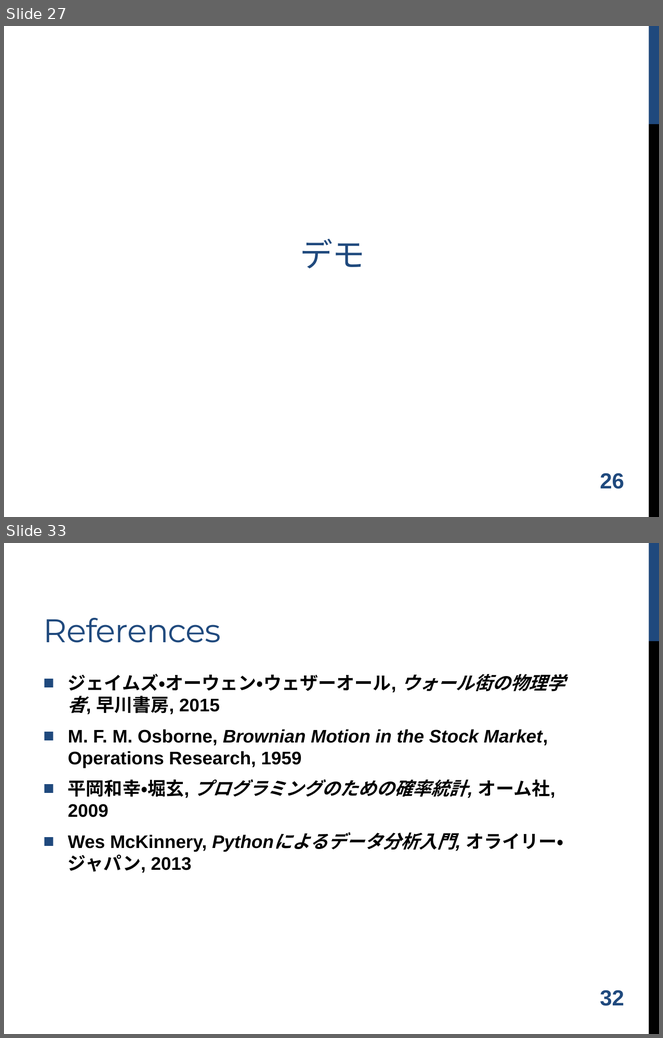
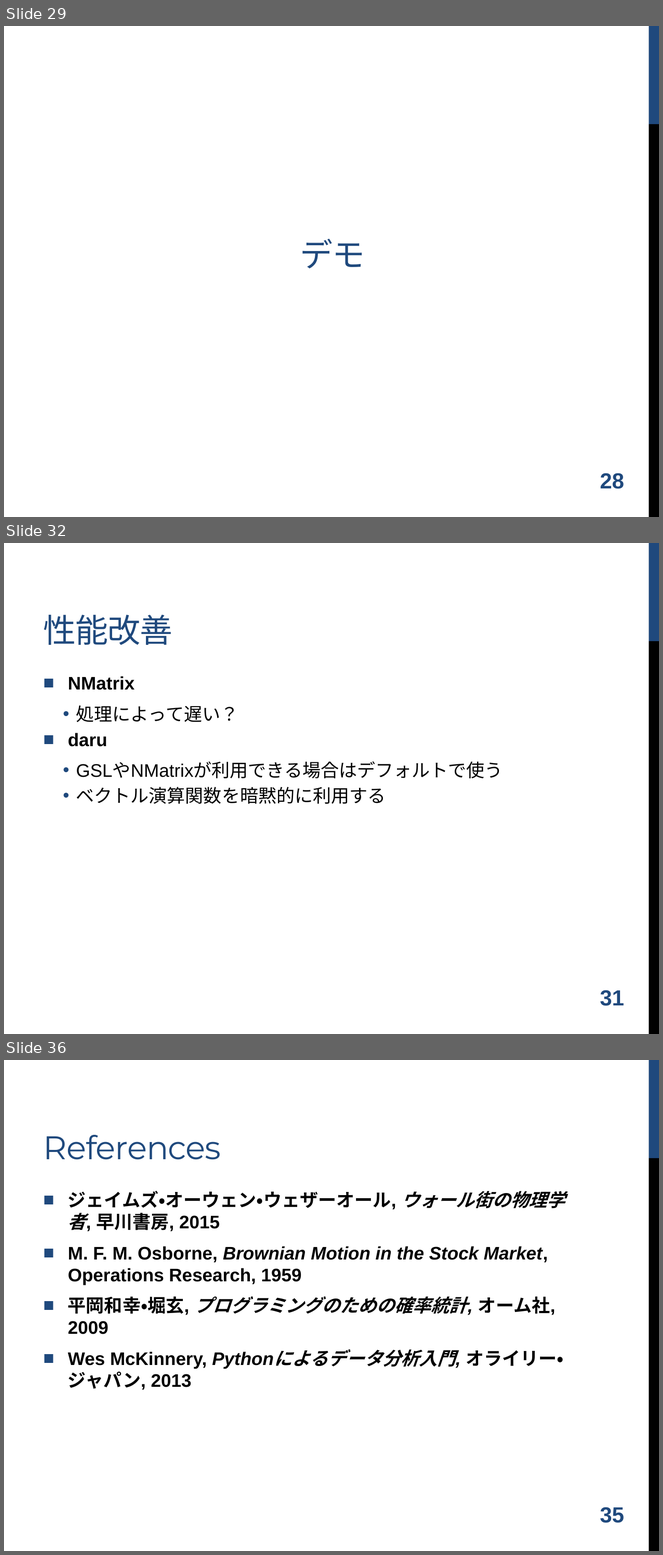
Before and after one commit to shugo/DCW2016, a slide deck: ruby_data_analysis.pptx. Shown one above the other, each under a label of ours: slides 27 and 33 before the commit, slides 29, 32 and 36 after it; the slides between them are not shown. The pictures are 663x1038 and 663x1555 pixels, drawn with LibreOffice and Linux fonts; fonts in the diff are those of the drawing; background and template pictures are left out. Boxes give left, top, right and bottom in pixels: in the first picture for what was removed or moved away, otherwise in the second. Text is boxed around its words. In the diff, an @@ line names an element or a change of style, - is before the commit and + after.

```diff
--- a/ruby_data_analysis.pptx
+++ b/ruby_data_analysis.pptx
@@ slide 32 added at [4, 543, 659, 1034], background #FFFFFF; not listed: 2 template elements that a slide beside it also shows @@
@@ title added at [44, 615, 173, 645], 36 pt, text #1F497D @@
+性能改善
@@ text added at [68, 676, 503, 804], 20 pt, text #000000 @@
+■ NMatrix
+  • 処理によって遅い？
+■ daru
+  • GSLやNMatrixが利用できる場合はデフォルトで使う
+  • ベクトル演算関数を暗黙的に利用する
@@ page number added at [600, 990, 624, 1006], 24 pt, text #1F497D, bold @@
+31
@@ what was slide 27 is now slide 29 @@
@@ page number at [600, 473, 624, 489]: text changed @@
-26
+28
@@ what was slide 33 is now slide 36 @@
@@ page number at [600, 1507, 624, 1523]: text changed @@
-32
+35
```
Also in this commit, not shown: 4 slides changed, 4 other slides added, 2 slides removed.
